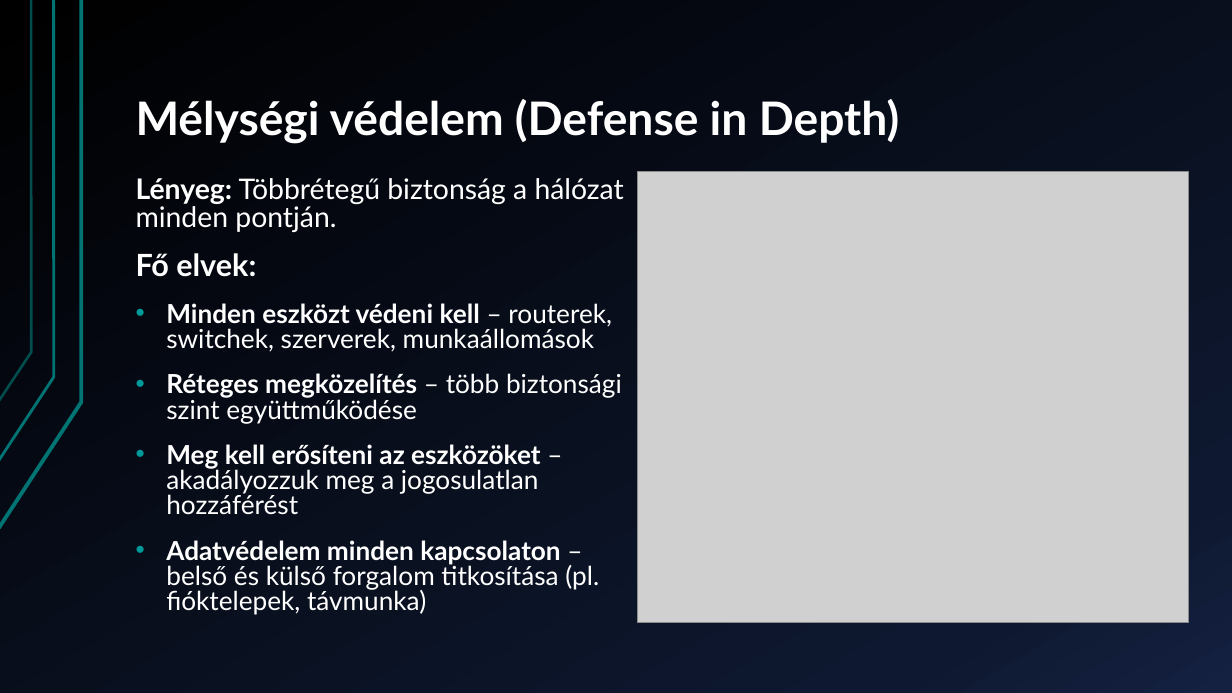
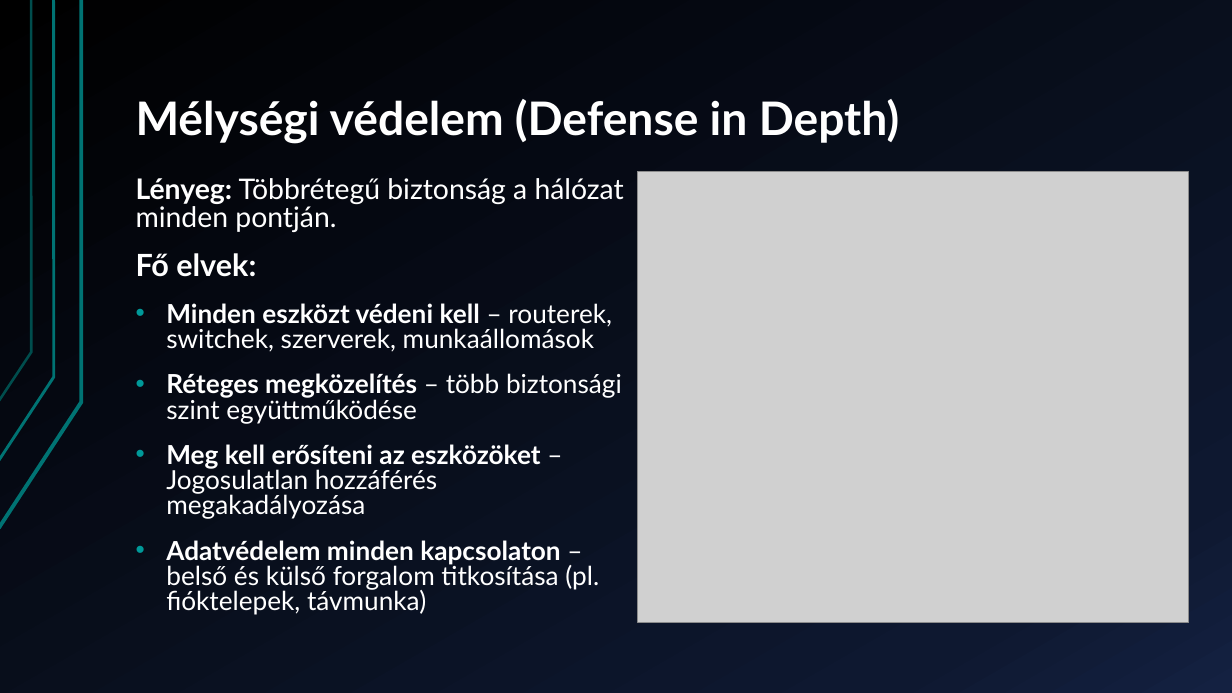
Before and after one commit to halasznoel/13.o, a slide deck: slide 3 of Hálózatok (CsBM)/Bevált hálózatbiztonsági gyakorlatok.pptx. Drawn at 1232x693 pixels with LibreOffice and Linux fonts; fonts in the diff are those of the drawing; grey boxes stand for pictures. Boxes give left, top, right and bottom in pixels: in the first picture for what was removed or moved away, otherwise in the second. Text is boxed around its words. In the diff, an @@ line names an element or a change of style, - is before the commit and + after.

```diff
--- a/Hálózatok (CsBM)/Bevált hálózatbiztonsági gyakorlatok.pptx
+++ b/Hálózatok (CsBM)/Bevált hálózatbiztonsági gyakorlatok.pptx
@@ text at box(166, 444, 540, 519): text changed @@
-• Meg kell erősíteni az eszközöket – akadályozzuk meg a jogosulatlan hozzáférést
+• Meg kell erősíteni az eszközöket – Jogosulatlan hozzáférés megakadályozása
```
Also in this commit, not shown: 1 other slide changed, 4 other files.
